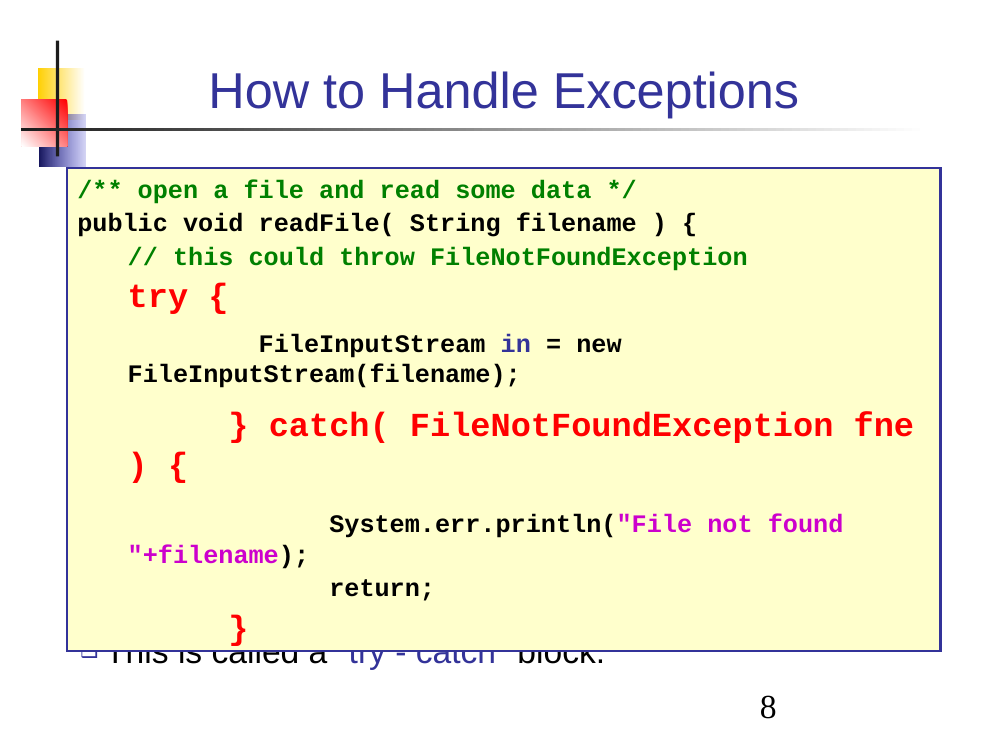
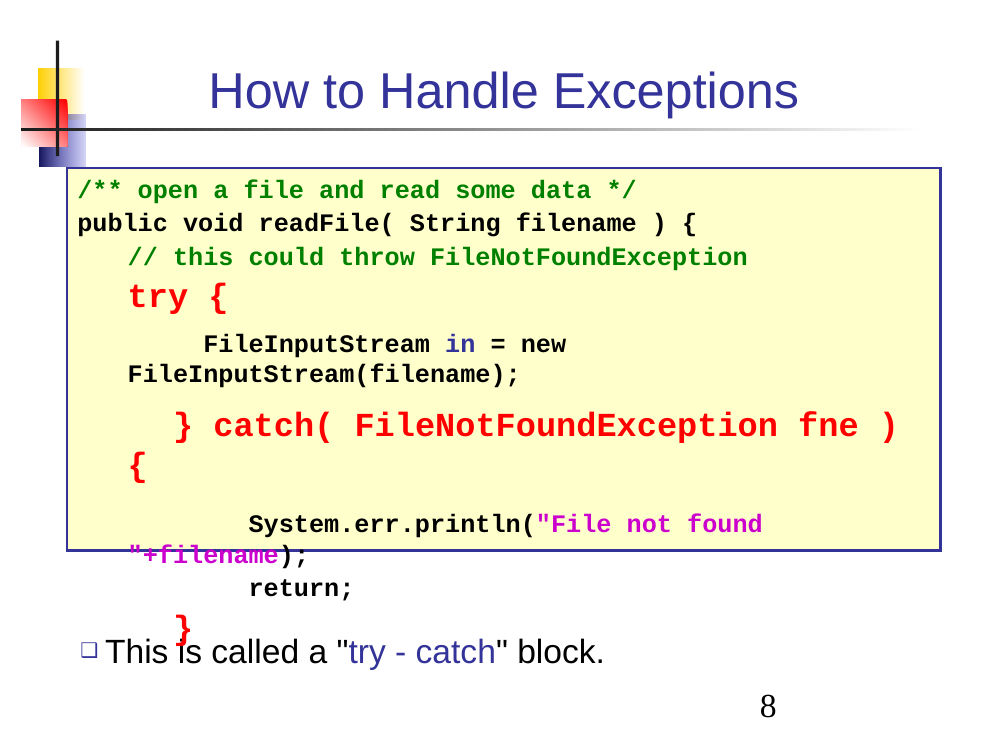
Before and after one commit to skeoop/skeoop.github.io, a slide deck: slide 8 of week7/Exceptions.ppt. Drawn at 1008x756 pixels with LibreOffice and Linux fonts; fonts in the diff are those of the drawing. Boxes give left, top, right and bottom in pixels: in the first picture for what was removed or moved away, otherwise in the second. Text is boxed around its words. In the diff, an @@ line names an element or a change of style, - is before the commit and + after.

```diff
--- a/week7/Exceptions.ppt
+++ b/week7/Exceptions.ppt
@@ rectangle "/** open a file and ...": place and size @@
-rectangle "/** open a file and ..." at [68,168,940,652]
+rectangle "/** open a file and ..." at [68,168,940,551]
@@ text "This is called a "try ..." at [105,636,605,670]: indent changed @@
```
Also in this commit, not shown: 43 other slides changed, 4 other files.
